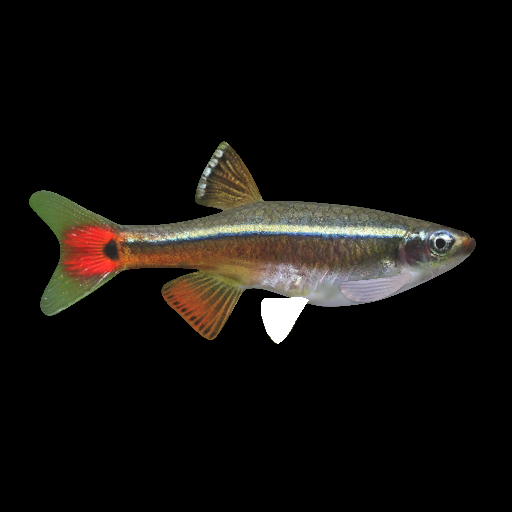
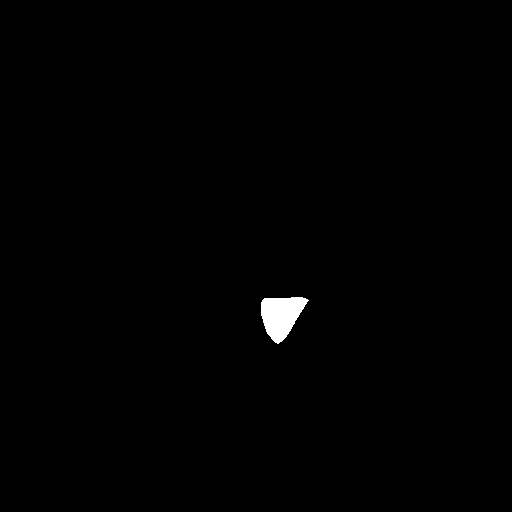
Layer changes from the first 512×512 image to the second:
showed group "black bg" (10 layers) over [29, 141, 476, 344]
added layer "0_pelvic_fin_mask" (1st of 3, in "black bg") in group "black bg" over [29, 141, 476, 344]
added layer "0_body_mask" (1st of 3, in "black bg") in group "black bg" over [29, 141, 476, 344]
hid group "群組 3" (7 layers) over [30, 143, 475, 344]
